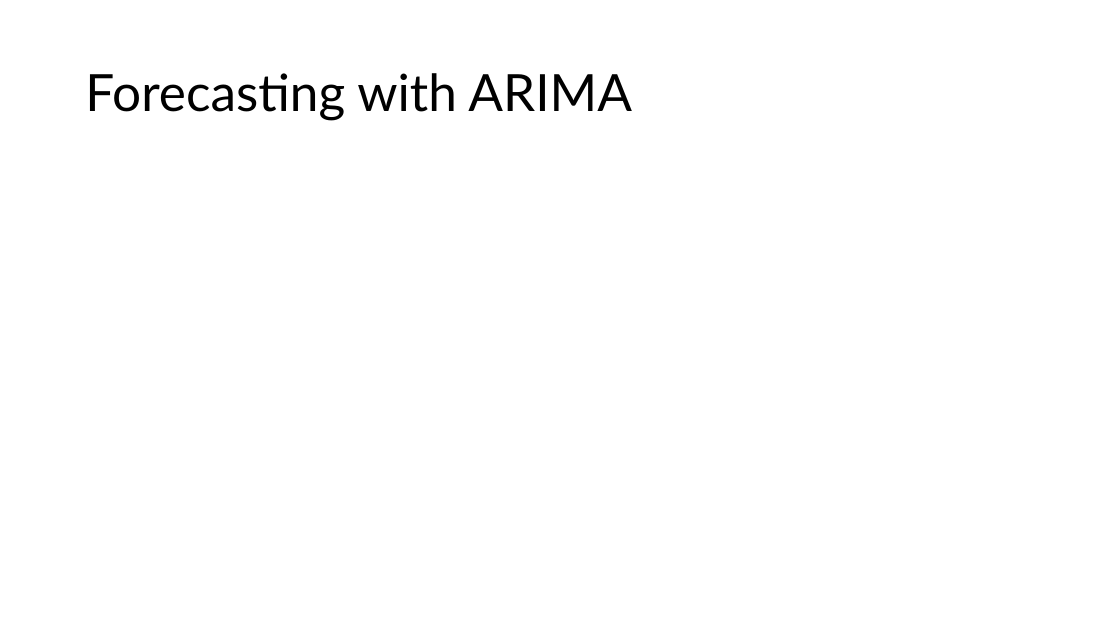
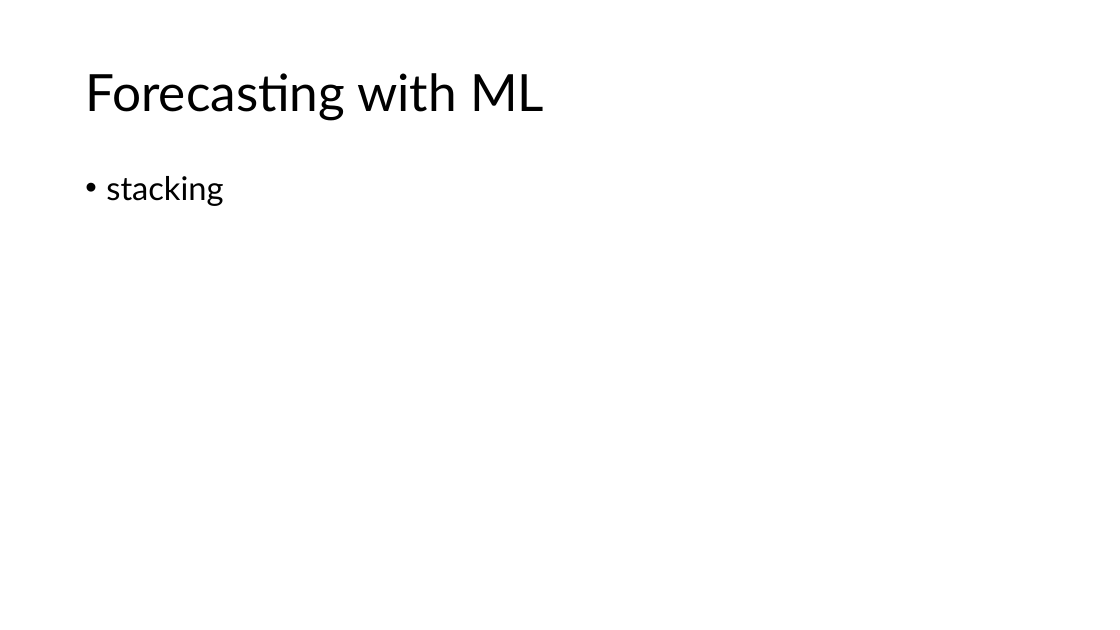
Before and after one commit to FelixWick/data_science, a slide deck: slide 12 of slides/9_time_series.pptx. Drawn at 1120x630 pixels with LibreOffice and Linux fonts; fonts in the diff are those of the drawing. Boxes give left, top, right and bottom in pixels: in the first picture for what was removed or moved away, otherwise in the second. Text is boxed around its words. In the diff, an @@ line names an element or a change of style, - is before the commit and + after.

```diff
--- a/slides/9_time_series.pptx
+++ b/slides/9_time_series.pptx
@@ title at box(85, 73, 544, 120): text changed @@
-Forecasting with ARIMA
+Forecasting with ML
@@ text added at box(106, 176, 223, 206), 28 pt, text #000000 @@
+• stacking
```
Also in this commit, not shown: 2 other slides changed, 6 slides added, 6 slides removed, 2 other files.
